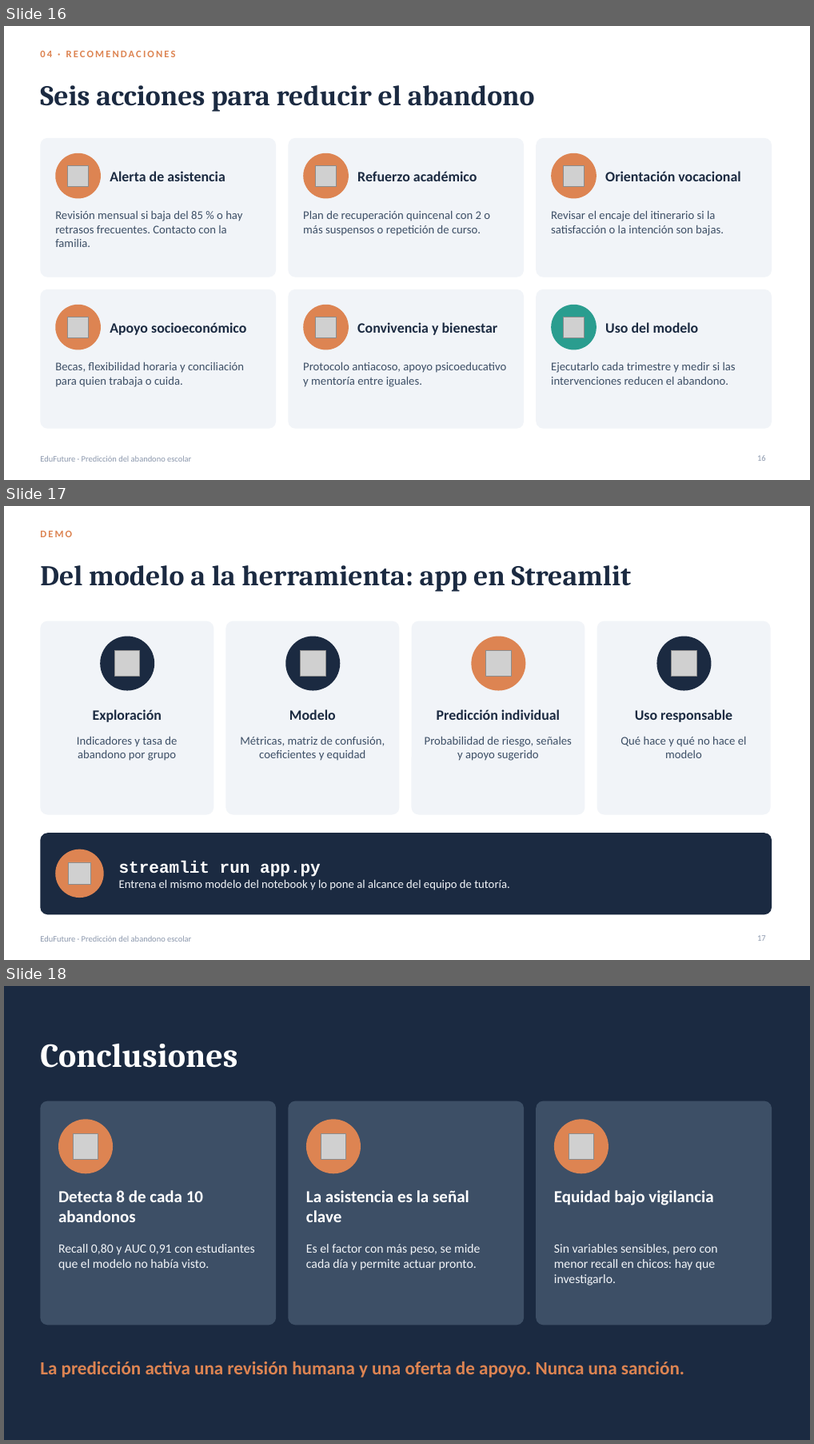
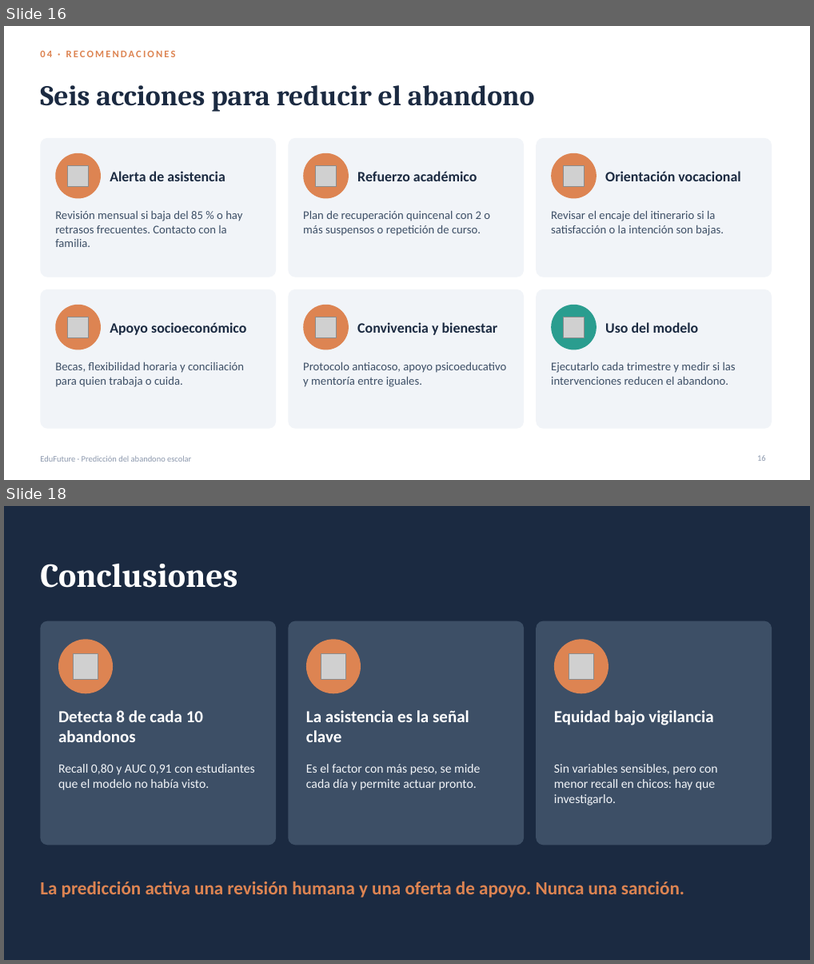
Before and after one commit to cotri77/proyecto_abandono_escolar, a slide deck: presentacion/EduFuture_abandono_escolar.pptx. Shown one above the other, each under a label of ours: slides 16, 17 and 18 before the commit, slides 16 and 18 after it; the slides between them are not shown. The pictures are 814x1444 and 814x964 pixels, drawn with LibreOffice and Linux fonts; fonts in the diff are those of the drawing; grey boxes stand for pictures. Boxes give left, top, right and bottom in pixels: in the first picture for what was removed or moved away, otherwise in the second. Text is boxed around its words. In the diff, an @@ line names an element or a change of style, - is before the commit and + after.

```diff
--- a/presentacion/EduFuture_abandono_escolar.pptx
+++ b/presentacion/EduFuture_abandono_escolar.pptx
@@ slide 17 removed at (4, 506, 810, 960), background #FFFFFF; not listed: 1 template element that a slide beside it also shows @@
@@ text removed at (40, 530, 72, 537) @@
-DEMO
@@ title removed at (40, 565, 631, 592) @@
-Del modelo a la herramienta: app en Streamlit
@@ rounded rectangle removed at (40, 621, 214, 815) @@
@@ rounded rectangle removed at (226, 621, 400, 815) @@
@@ rounded rectangle removed at (412, 621, 586, 815) @@
@@ rounded rectangle removed at (598, 621, 771, 815) @@
@@ ellipse removed at (100, 636, 154, 691) @@
@@ ellipse removed at (286, 636, 340, 691) @@
@@ ellipse removed at (472, 636, 526, 691) @@
@@ ellipse removed at (658, 636, 712, 691) @@
@@ picture removed at (114, 651, 139, 676) @@
@@ picture removed at (301, 651, 326, 676) @@
@@ picture removed at (486, 651, 511, 676) @@
@@ picture removed at (672, 651, 697, 676) @@
@@ text removed at (93, 709, 162, 722) @@
-Exploración
@@ text removed at (290, 709, 336, 720) @@
-Modelo
@@ text removed at (437, 709, 560, 720) @@
-Predicción individual
@@ text removed at (635, 709, 733, 722) @@
-Uso responsable
@@ text removed at (77, 736, 177, 760) @@
-Indicadores y tasa de abandono por grupo
@@ text removed at (240, 736, 385, 760) @@
-Métricas, matriz de confusión, coeficientes y equidad
@@ text removed at (425, 736, 572, 760) @@
-Probabilidad de riesgo, señales y apoyo sugerido
@@ text removed at (621, 736, 747, 758) @@
-Qué hace y qué no hace el modelo
@@ rounded rectangle removed at (40, 832, 772, 914) @@
@@ ellipse removed at (55, 849, 104, 897) @@
@@ picture removed at (69, 862, 91, 884) @@
@@ text removed at (119, 860, 510, 890) @@
-streamlit run app.py
-Entrena el mismo modelo del notebook y lo pone al alcance del equipo de tutoría.
@@ page number removed at (758, 935, 766, 940) @@
-17
```
Also in this commit, not shown: 1 slide added, 4 other files.
